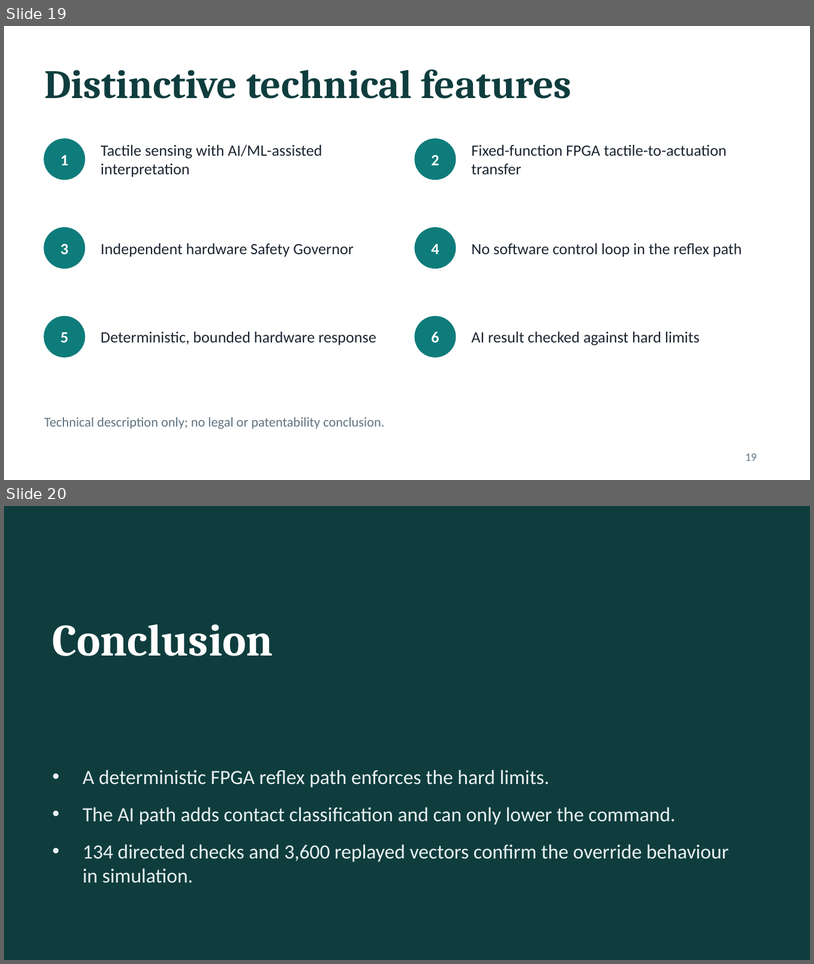
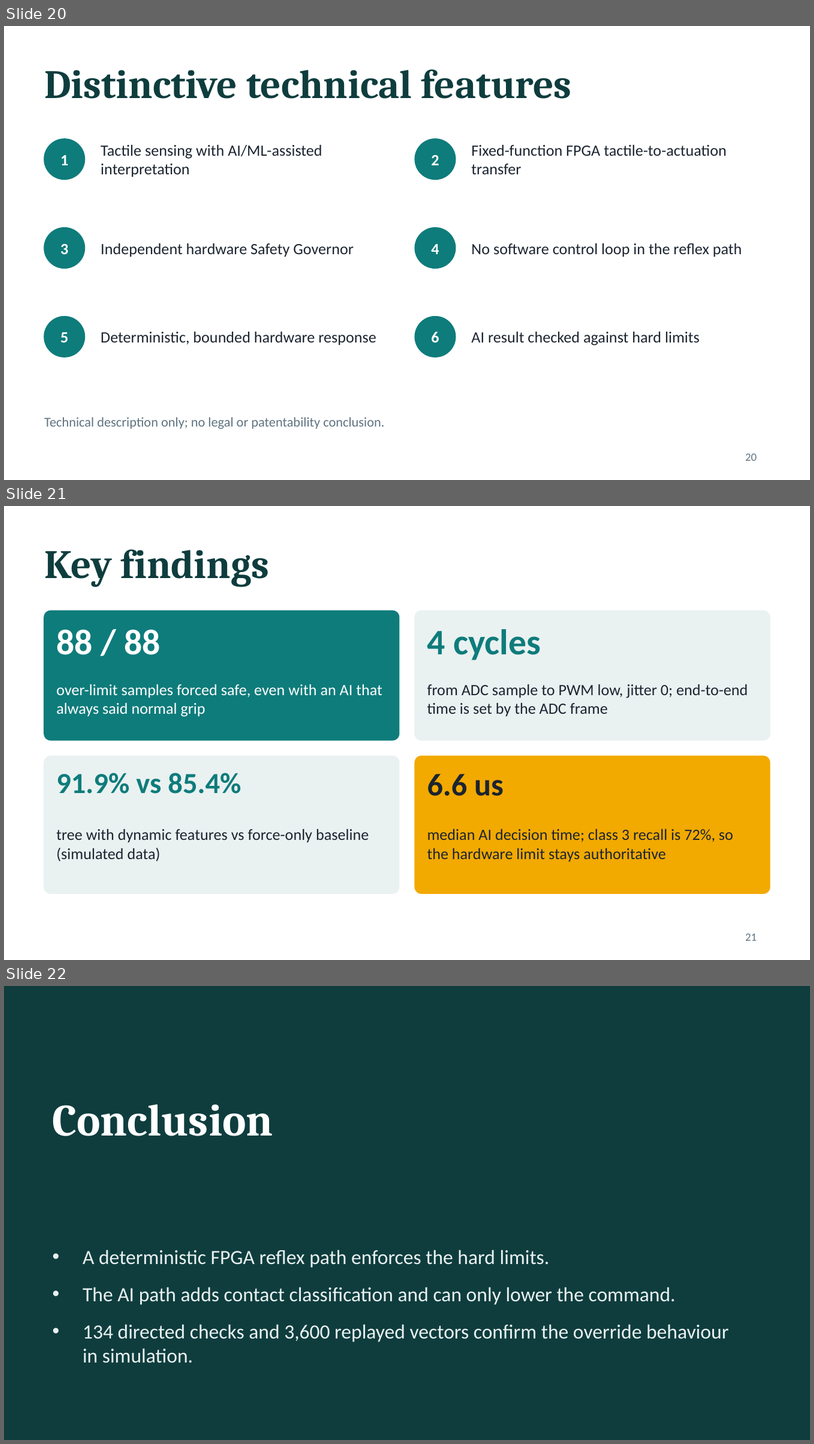
Before and after one commit to sanjiv283/tactile-reflex-system, a slide deck: docs/tactile_reflex_system.pptx. Shown one above the other, each under a label of ours: slides 19 and 20 before the commit, slides 20, 21 and 22 after it. The pictures are 814x964 and 814x1444 pixels, drawn with LibreOffice and Linux fonts; fonts in the diff are those of the drawing. Boxes give left, top, right and bottom in pixels: in the first picture for what was removed or moved away, otherwise in the second. Text is boxed around its words. In the diff, an @@ line names an element or a change of style, - is before the commit and + after.

```diff
--- a/docs/tactile_reflex_system.pptx
+++ b/docs/tactile_reflex_system.pptx
@@ slide 21 added at (4, 506, 810, 960), background #FFFFFF @@
@@ title added at (44, 549, 269, 587), 36 pt, text #0F3D3E, bold @@
+Key findings
@@ rounded rectangle added at (44, 611, 399, 740), fill #0E7C7B, outline #0E7C7B 1 pt @@
@@ rounded rectangle added at (415, 611, 770, 740), fill #EAF1F1, outline #EAF1F1 1 pt @@
@@ text added at (56, 629, 161, 655), 32 pt, text #FFFFFF, bold @@
+88 / 88
@@ text added at (428, 629, 541, 660), 32 pt, text #0E7C7B, bold @@
+4 cycles
@@ text added at (56, 684, 383, 717), 14 pt, text #FFFFFF @@
+over-limit samples forced safe, even with an AI that always said normal grip
@@ text added at (428, 684, 748, 717), 14 pt, text #1B2430 @@
+from ADC sample to PWM low, jitter 0; end-to-end time is set by the ADC frame
@@ rounded rectangle added at (44, 756, 399, 893), fill #EAF1F1, outline #EAF1F1 1 pt @@
@@ rounded rectangle added at (415, 756, 770, 893), fill #F2A900, outline #F2A900 1 pt @@
@@ text added at (56, 772, 241, 793), 26 pt, text #0E7C7B, bold @@
+91.9% vs 85.4%
@@ text added at (428, 774, 504, 796), 28 pt, text #1B2430, bold @@
+6.6 us
@@ text added at (56, 829, 369, 861), 14 pt, text #1B2430 @@
+tree with dynamic features vs force-only baseline (simulated data)
@@ text added at (428, 829, 734, 862), 14 pt, text #1B2430 @@
+median AI decision time; class 3 recall is 72%, so the hardware limit stays authoritative
@@ page number added at (746, 933, 757, 940), 10 pt, text #5F7380 @@
+21
@@ what was slide 19 is now slide 20 @@
@@ page number at (746, 453, 757, 460): text changed @@
-19
+20
@@ what was slide 20 is now slide 22 @@
```
Also in this commit, not shown: 1 other slide added.
